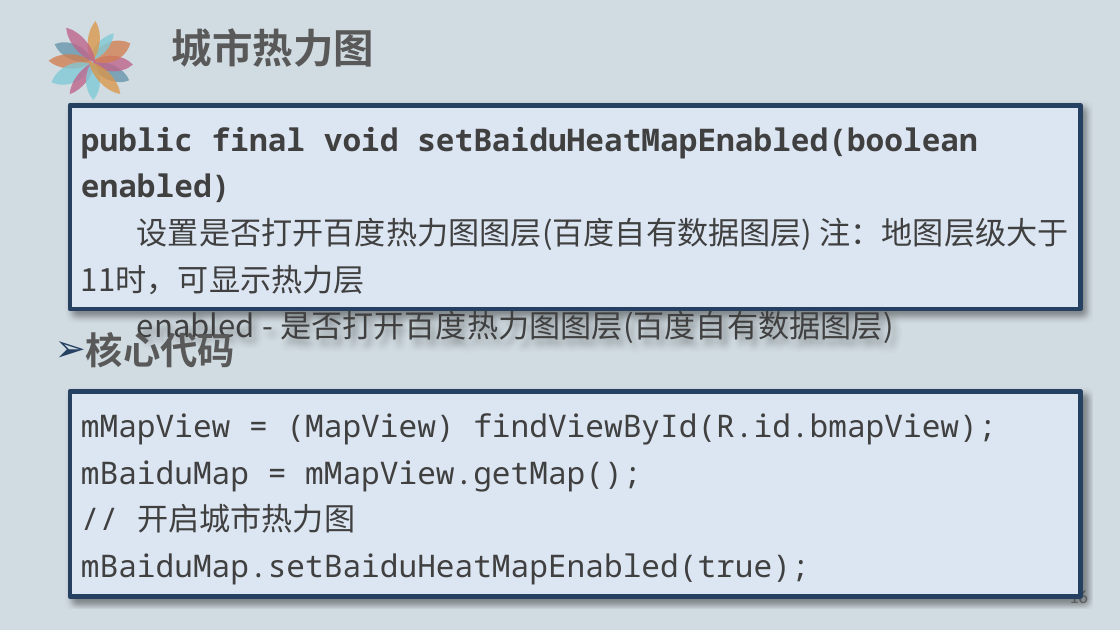
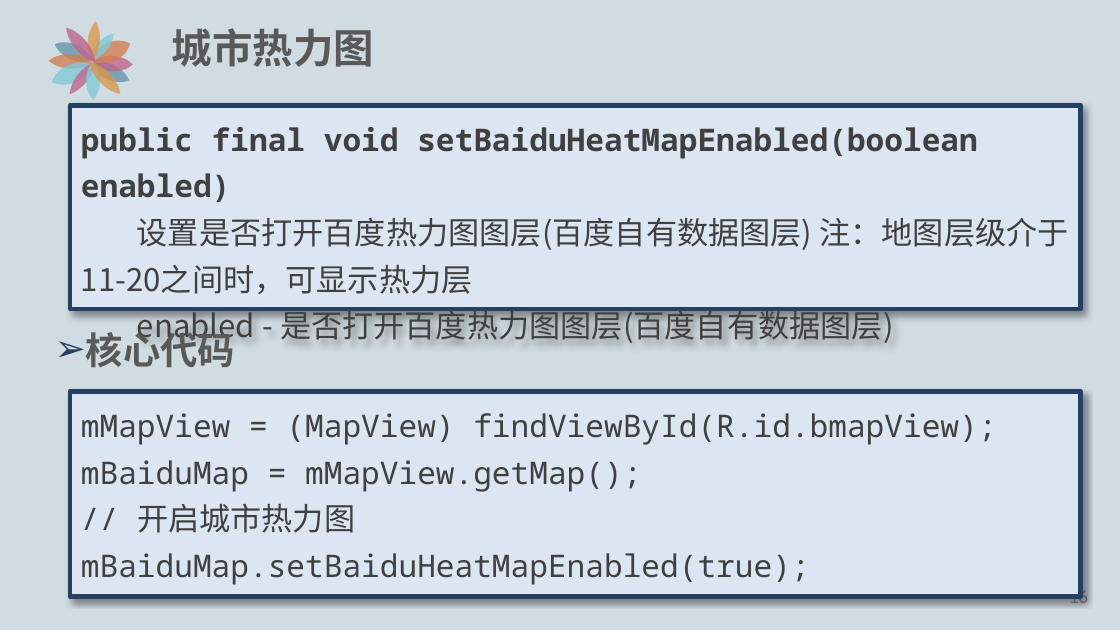
Before and after one commit to edu2act/course-Android-Integrated-Application, a slide deck: slide 17 of ch04-BaiduMap/百度地图PPT/4.2-基础地图.pptx. Drawn at 1120x630 pixels with LibreOffice and Linux fonts; fonts in the diff are those of the drawing. Boxes give left, top, right and bottom in pixels: in the first picture for what was removed or moved away, otherwise in the second. Text is boxed around its words. In the diff, an @@ line names an element or a change of style, - is before the commit and + after.

```diff
--- a/ch04-BaiduMap/百度地图PPT/4.2-基础地图.pptx
+++ b/ch04-BaiduMap/百度地图PPT/4.2-基础地图.pptx
@@ text in rectangle at bbox=[81, 218, 1068, 294]: text changed @@
-  设置是否打开百度热力图图层(百度自有数据图层) 注：地图层级大于11时，可显示热力层
+  设置是否打开百度热力图图层(百度自有数据图层) 注：地图层级介于11-20之间时，可显示热力层
```
Also in this commit, not shown: 3 other files.
